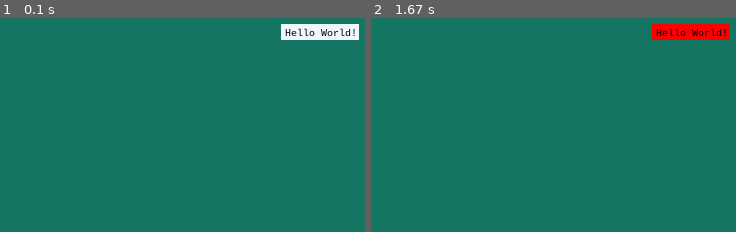
Above: before the commit, frames 1-2 (left to right).
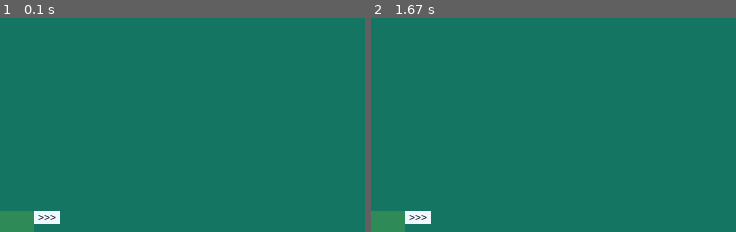
Above: after the commit, the same moments.

Repository: alexetsnyder/OuroborosPython
Game: pygame game, started from Pygame/Maps/IslandMaps/controls.py
The game is run twice, just before and just after one commit, with the same random seed, the same clock (stepped at 60 frames per second) and the same inputs.
Inputs (mouse positions are in pixels of both pictures, inside the frame that each line leads up to):
- Up to frame 1 (0.1 s): no input
- Up to frame 2 (1.67 s): click (692, 32) at 0.38 s

The runs differ from the first frame. In frame 1, 2.9% of the frame differs, in the area x 0-99%, y 2-100%; in frame 2, 2.9%.

Commit message:
Rewrote the Sidebar
Rewrote the sidebar, but it doesn't quite work yet

Diff:
--- a/Pygame/Maps/IslandMaps/controls.py
+++ b/Pygame/Maps/IslandMaps/controls.py
@@ -4,6 +4,7 @@
 
 class Control:
 	def __init__(self, left_top, size, is_visible=True, is_enabled=True, enabled_color=Color.ALICE_BLUE, disabled_color=Color.LIGHT_GREY):
+		self.mw, self.mh = self.margins = (8, 8)
 		self.enabled_color = enabled_color
 		self.disabled_color = disabled_color
 		self.set_enabled(is_enabled)
@@ -17,6 +18,8 @@
 	def set_position(self, left_top):
 		self.left, self.top = self.left_top = left_top
 		self.right, self.bottom = self.right_bottom = self.left + self.w, self.top + self.h
+		self.left_bottom = self.left, self.bottom
+		self.right_top = self.right, self.top
 		self.x, self.y = self.center = self.left + self.w // 2, self.top + self.h // 2
 
 	def set_visibility(self, is_visible):
@@ -43,13 +46,12 @@
 
 class Button (Control):
 	def __init__(self, text, on_click=None, left_top=(0, 0), min_size=(0, 0), text_color=Color.BLACK, text_size=10, active_color=Color.RED, is_visible=True, is_enabled=True):
-		self.margin_w, self.margin_h = (8, 8)
 		self.is_active = False
 		self.on_click = on_click
 		self.active_color = active_color
 		self.text_color = text_color
 		self.disabled_text_color = Color.DIM_GREY
-		self.mw, self.mh = self.min_size = min_size
+		self.min_w, self.min_h = self.min_size = min_size
 		self.btn_font = go.FontInfo(font_size=text_size, font_color=text_color)
 		self.btn_txt = go.RenderText(text, self.btn_font)
 		self.btn_bck = go.Rect((0, 0), (0, 0))
@@ -84,7 +86,7 @@
 
 	def set_size(self, size):
 		w, h = size
-		fixed_size = (w + self.margin_w, h + self.margin_h)
+		fixed_size = (w + self.mw, h + self.mh)
 		super().set_size(fixed_size)
 		self.btn_bck.set_size(fixed_size)
 
@@ -99,10 +101,10 @@
 
 	def get_size(self):
 		w, h = self.btn_txt.size
-		if self.mw > 0:
-			w = self.mw
-		if self.mh > 0:
-			h = self.mh
+		if self.min_w > 0:
+			w = self.min_w
+		if self.min_h > 0:
+			h = self.min_h
 		return (w, h)
 
 	def draw(self, surface):
@@ -112,10 +114,140 @@
 			self.btn_bck.draw(surface)
 			self.btn_txt.draw(surface)
 
-class SidBar (Control):
-	def __init__(self, left_top, controls=[]):
-		super().__init__(left_top, (0, 0))
-
+class SideBar (Control):
+	def __init__(self, controls=[], window_side=WindowSide.LEFT):
+		self.is_expanded = False
+		self.controls = controls
+		self.window_side = window_side
+		self.sidebar_bck = go.Rect((0, 0), (0, 0), color=Color.SEA_GREEN)
+		self.btn_expand = Button(self.get_btn_txt(), on_click=self.toggle_expand)
+		self.min_w, self.min_h = self.min_size = self.btn_expand.size
+		super().__init__((0, 0), (0, 0), enabled_color=Color.SEA_GREEN)
+		self.set_size(self.assay_size())
+		self.set_position(self.assay_position())
+
+	def set_btn_txt(self, btn_txt):
+		self.btn_expand.set_text(btn_txt)
+		self.min_w, self.min_h = self.min_size = self.btn_expand.size
+
+	def set_window_side(self, window_side):
+		self.window_side = window_side
+		self.set_btn_txt(self.get_btn_txt())
+		self.set_size(self.assay_size())
+		self.set_position(self.assay_position())
+
+	def set_size(self, size):
+		super().set_size(size)
+		self.sidebar_bck.set_size(size)
+
+	def set_position(self, left_top):
+		super().set_position(left_top)
+		self.btn_expand.set_position(self.get_btn_pos())
+		self.sidebar_bck.set_position(left_top)
+		self.position_controls()
+
+	def assay_size(self):
+		return (self.get_w(), self.get_h())
+
+	def assay_position(self):
+		window_w, window_h = imp.IMP().screen.size
+		#WindowSide.LEFT and WindowSide.RIGHT
+		left, top = 0, 0
+		if self.window_side == WindowSide.RIGHT:
+			left = window_w - self.w
+		else: #self.window_side == WindowSide.BOTTOM:
+			top = window_h - self.h
+		return (left, top)
+
+	def get_btn_pos(self):
+		if self.window_side == WindowSide.LEFT:
+			return self.right_top
+		elif self.window_side == WindowSide.RIGHT:
+			return self.left_top
+		elif self.window_side == WindowSide.TOP:
+			return self.left_bottom
+		else: #self.window_side == WindowSide.BOTTOM:
+			return self.left_top
+
+	def get_btn_txt(self):
+		left_btn_text = '<<<'
+		right_btn_text = '>>>'
+		top_btn_text = '/\\'
+		bottom_btn_text = '\\/'
+		if not self.is_expanded:
+			left_btn_text, right_btn_text = right_btn_text, left_btn_text
+			top_btn_text, bottom_btn_text = bottom_btn_text, top_btn_text
+		if self.window_side == WindowSide.LEFT:
+			return left_btn_text
+		elif self.window_side == WindowSide.RIGHT:
+			return right_btn_text
+		elif self.window_side == WindowSide.TOP:
+			return top_btn_text
+		else: #self.window_side == WindowSide.BOTTOM:
+			return bottom_btn_text
+
+	def toggle_expand(self, event):
+		self.is_expanded = not self.is_expanded
+		self.set_btn_txt(self.get_btn_txt())
+		self.set_size(self.assay_size())
+		self.set_position(self.assay_position())
+
+	def is_horizontal(self):
+		return self.window_side in [WindowSide.TOP, WindowSide.BOTTOM]
+
+	def is_vertical(self):
+		return self.window_side in [WindowSide.LEFT, WindowSide.RIGHT]
+
+	def position_controls(self):
+		if self.is_vertical():
+			x = self.x
+			y = self.top + self.btn_expand.h + self.mh
+			for control in self.controls:
+				control.center_on((x, y + control.h // 2))
+				y += control.h + self.mh
+		else:
+			x = self.left + self.btn_expand.w + self.mw
+			y = self.top
+			for control in self.controls:
+				control.center_on((x + control.w // 2, y + 3 * control.h // 4))
+				x += control.w + self.mw
+
+	def get_w(self):
+		if not self.is_expanded or not any(self.controls):
+			return self.min_w + self.mw
+		if self.is_vertical():
+			return self.get_max_width()
+		return imp.IMP().screen.w
+
+	def get_max_width(self):
+		max_width = 0
+		for control in self.controls:
+			width = control.w
+			if width > max_width:
+				max_width = width
+		return max_width + self.mw
+
+	def get_h(self):
+		if not self.is_expanded or not any(self.controls):
+			return self.min_h + self.mh
+		if self.is_horizontal():
+			return self.get_max_height()
+		return imp.IMP().screen.h
+
+	def get_max_height(self):
+		max_height = 0
+		for control in self.controls:
+			height = control.h
+			if height > max_height:
+				max_height = height
+		return max_height + self.mh
+
+	def draw(self, surface):
+		if self.is_visible:
+			self.sidebar_bck.draw(surface)
+			self.btn_expand.draw(surface)
+			for control in self.controls:
+				control.draw(surface)
 
 # class SideBar (Control):
 # 	def __init__(self, left_top, window_size, window_side, controls=[], color=Color.SEA_GREEN):
@@ -354,20 +486,37 @@
 
 if __name__=='__main__':
 	import pygame
-	import unit_test
-
-	test = unit_test.UnitTest()
-	btn = Button('Hello World!', on_click=(lambda event : print('OnClick!!!')))
-	btn.center_on(tuple(x // 2 for x in unit_test.WINDOW_SIZE))
-
-	def toggle_enabled(event):
-		btn.set_enabled(not btn.is_enabled)
-
-	def toggle_visibility(event):
-		btn.set_visibility(not btn.is_visible)
-
-	imp.IMP().add_listener(events.KeyDownEvent(pygame.K_e).listen(toggle_enabled))
-	imp.IMP().add_listener(events.KeyDownEvent(pygame.K_v).listen(toggle_visibility))
-
-	test.register([btn])
-	test.run()
+	import unit_test as ut
+
+	unit_test = ut.UnitTest()
+
+	btn_left = Button('LEFT')
+	btn_right = Button('RIGHT')
+	btn_top = Button('TOP')
+	btn_bottom = Button('BOTTOM')
+
+	controls = []
+	controls.append(btn_left)
+	controls.append(btn_right)
+	controls.append(btn_top)
+	controls.append(btn_bottom)
+	sidebar = SideBar(controls, WindowSide.LEFT)
+
+	def set_left(event):
+		sidebar.set_window_side(WindowSide.LEFT)
+	btn_left.on_click = set_left
+
+	def set_right(event):
+		sidebar.set_window_side(WindowSide.RIGHT)
+	btn_right.on_click = set_right
+
+	def set_top(event):
+		sidebar.set_window_side(WindowSide.TOP)
+	btn_top.on_click = set_top
+
+	def set_bottom(event):
+		sidebar.set_window_side(WindowSide.BOTTOM)
+	btn_bottom.on_click = set_bottom
+
+	unit_test.register([sidebar])
+	unit_test.run()
